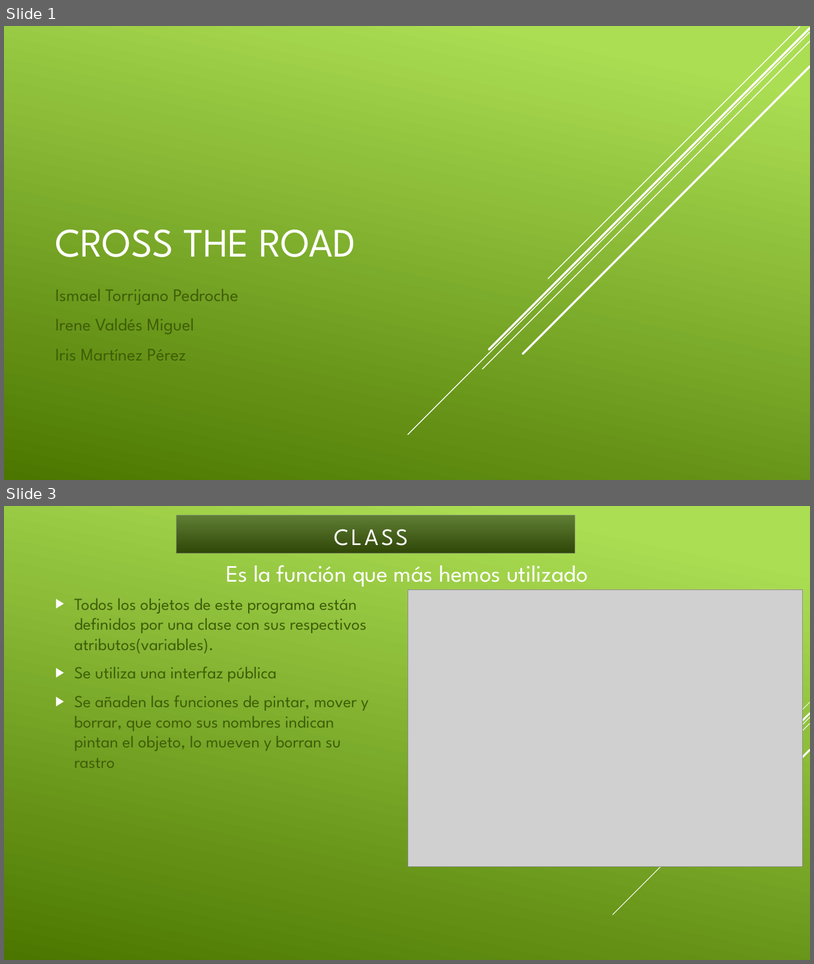
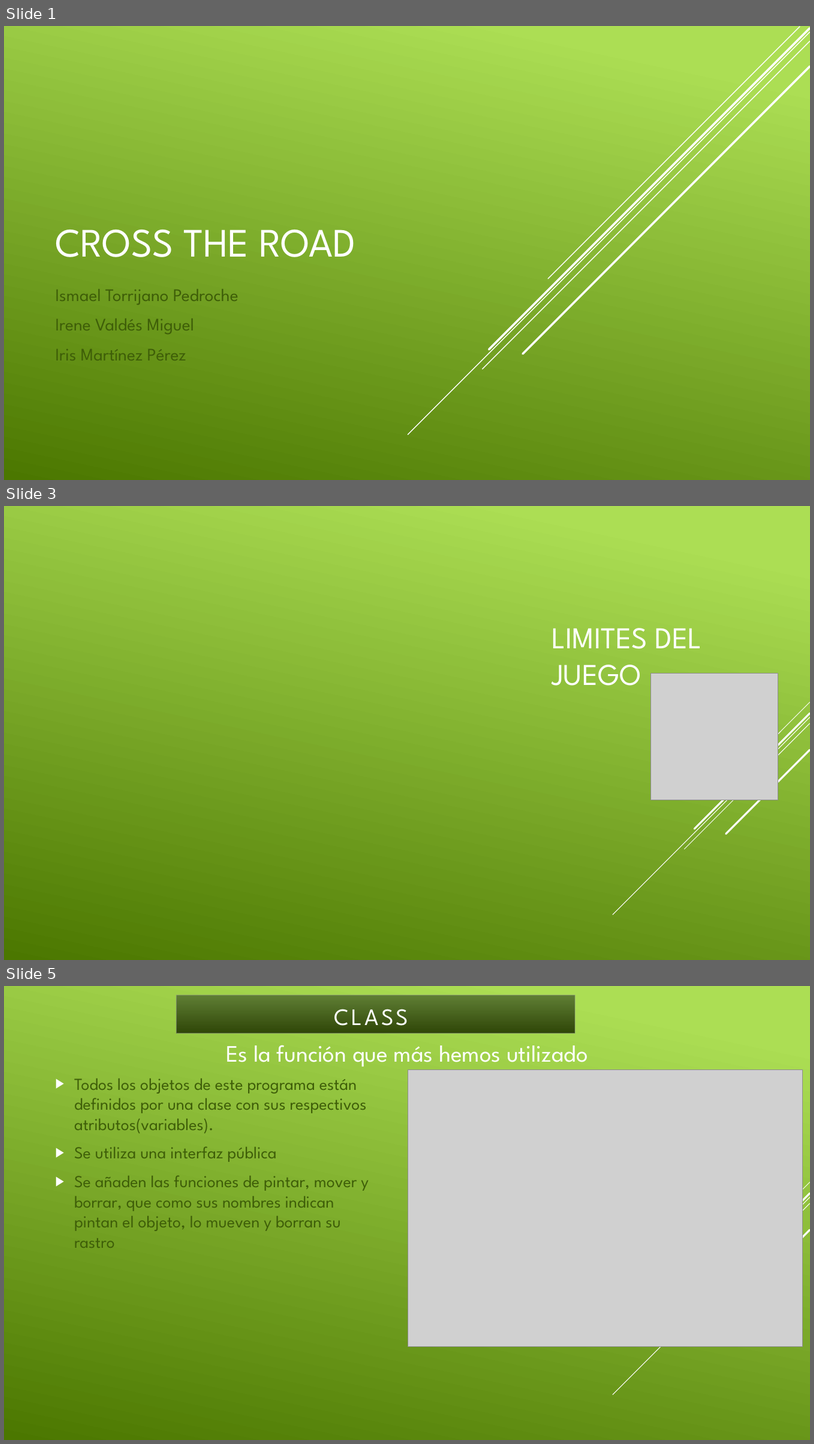
Before and after one commit to aigora/twA109_1920-camara-termica, a slide deck: CROSS the road.pptx. Shown one above the other, each under a label of ours: slides 1 and 3 before the commit, slides 1, 3 and 5 after it; the slides between them are not shown. The pictures are 814x964 and 814x1444 pixels, drawn with LibreOffice and Linux fonts; fonts in the diff are those of the drawing; grey boxes stand for pictures. Boxes give left, top, right and bottom in pixels: in the first picture for what was removed or moved away, otherwise in the second. Text is boxed around its words. In the diff, an @@ line names an element or a change of style, - is before the commit and + after.

```diff
--- a/CROSS the road.pptx
+++ b/CROSS the road.pptx
@@ slide 3 added at [4,506,810,960], background gradient #ACDF55 to #4C7800; not listed: 5 template elements that a slide beside it also shows @@
@@ title added at [552,628,702,685], 36 pt, text #FFFFFF @@
+LIMITES DEL JUEGO
@@ picture added at [651,673,779,800] @@
@@ what was slide 3 is now slide 5 @@
```
Also in this commit, not shown: 1 slide changed, 1 other slide added.
